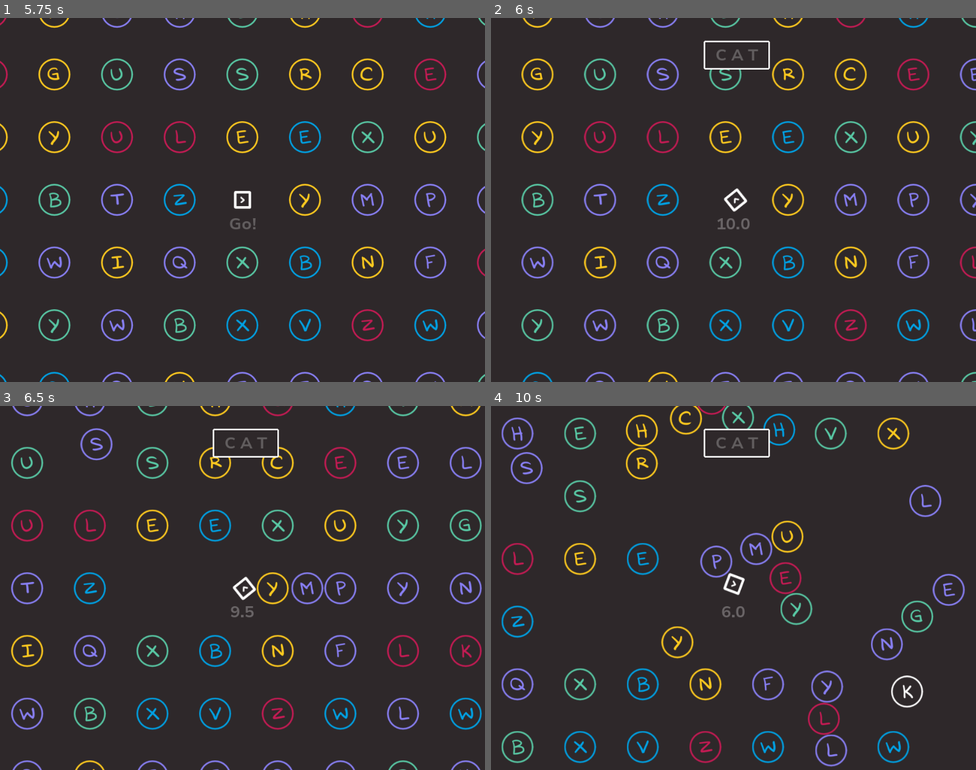
Above: before the commit, frames 1-4 (two rows, left to right).
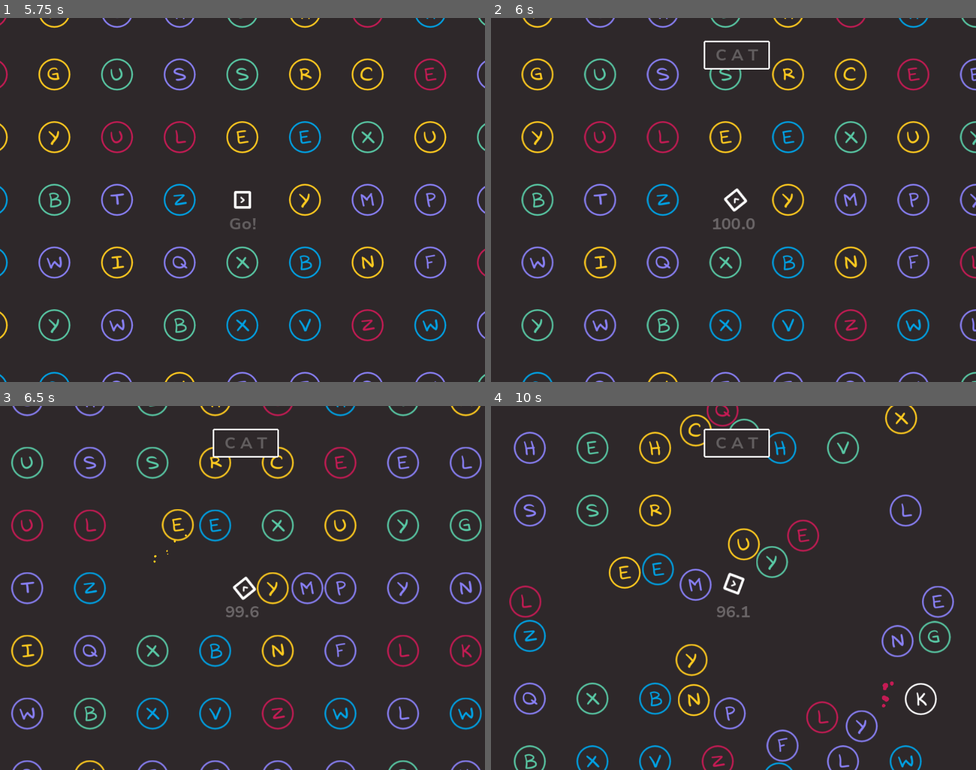
Above: after the commit, the same moments.

Repository: gontzalve/SSLS
Game: Godot game, scene res://scenes/game/main/main.tscn
Same seed, same stepped clock (60 frames per second), same inputs: the game is played once before the commit and once after it.
Inputs (mouse positions are in pixels of both pictures, inside the frame that each line leads up to):
- Up to frame 1 (5.75 s): tap Enter at 0.5, 3.5, 5 s; move the mouse to (349, 181) at 0.52 s; hold D (move_right) 0.53-1.28 s; click (349, 181) at 0.6 s; move the mouse to (145, 218) at 1.27 s; hold S (move_down) 1.28-2.03 s; click (145, 218) at 1.35 s; tap Space at 2, 4.25 s; move the mouse to (291, 119) at 2.02 s; hold D (move_right) 2.03-2.78 s; tap Mouse wheel up (zoom_in) at 2.1, 5.1 s; click (291, 119) at 2.3 s; move the mouse to (218, 272) at 2.77 s; hold W (move_up) 2.78-3.53 s; tap Mouse wheel down (zoom_out) at 2.85 s; click (218, 272) at 3.05 s; move the mouse to (388, 254) at 3.52 s; hold A (move_left) 3.53-5.03 s; click (388, 254) at 3.6 s; move the mouse to (97, 145) at 4.27 s; click (97, 145) at 4.35 s; move the mouse to (266, 200) at 5.02 s; hold S (move_down) from 5.03 s (still down); click (266, 200) at 5.3 s
- Up to frame 2 (6 s): tap Space at 5.75 s; move the mouse to (660, 109) at 5.77 s; release S (move_down) at 5.78 s; hold D (move_right) from 5.78 s (still down); tap Mouse wheel down (zoom_out) at 5.85 s
- Up to frame 3 (6.5 s): keep holding D (move_right); click (169, 497) at 6.05 s
- Up to frame 4 (10 s): move the mouse to (840, 569) at 6.52 s; release D (move_right) at 6.53 s; hold W (move_up) 6.53-7.28 s; click (840, 569) at 6.6 s; move the mouse to (636, 606) at 7.27 s; hold D (move_right) 7.28-8.03 s; click (636, 606) at 7.35 s; move the mouse to (782, 507) at 8.02 s; hold S (move_down) 8.03-8.78 s; tap Mouse wheel up (zoom_in) at 8.1 s; click (782, 507) at 8.3 s; move the mouse to (709, 660) at 8.77 s; hold A (move_left) 8.78-9.53 s; tap Mouse wheel down (zoom_out) at 8.85 s; click (709, 660) at 9.05 s; move the mouse to (879, 642) at 9.52 s; hold W (move_up) from 9.53 s (still down); click (879, 642) at 9.6 s

Frame 1 is identical in both runs. In frame 2, 0.1% of the frame differs, in the area x 45-55%, y 55-58%; in frame 3, 2.0%; in frame 4, 12%, in the area x 2-98%, y 0-100%.

Commit message:
Add shooting particles

Diff:
--- a/data/word_levels/word_levels.tres
+++ b/data/word_levels/word_levels.tres
@@ -5,4 +5,4 @@
 [resource]
 script = ExtResource("1_n0jam")
 words = Array[String](["CAT", "HOUSE", "PIDGEON", "SCHOOL", "XANAX", "WYVERN", "DOOHICKEY", "SNOLLYGOSTER", "EXPERGEFACTOR", "WHATCHAMACALLIT"])
-durations = Array[float]([10.0, 15.0, 15.0, 20.0, 20.0, 20.0, 30.0, 40.0, 45.0, 60.0])
+durations = Array[float]([100.0, 15.0, 15.0, 20.0, 20.0, 20.0, 30.0, 40.0, 45.0, 60.0])
--- a/scenes/game/bullet/bullet.gd
+++ b/scenes/game/bullet/bullet.gd
@@ -3,6 +3,9 @@
 
 @export var initial_impulse: float
 @export var push_force_magnitude: float
+@export var shooting_particles_scene: PackedScene
+
+var current_direction: Vector2
 
 
 func _ready() -> void:
@@ -10,6 +13,7 @@
 
 
 func start_movement(direction: Vector2):
+	current_direction = direction
 	apply_impulse(direction * initial_impulse)
 	_set_initial_rotation()
 
@@ -18,8 +22,16 @@
 	if body.is_in_group("letters"):
 		var push_velocity: Vector2 = (body.position - position) * push_force_magnitude
 		body.on_bullet_collision(push_velocity)
+		var particles: Node = shooting_particles_scene.instantiate()
+		get_tree().root.add_child(particles)
+		particles.position = _calculate_particles_initial_position(body)
+		particles.set_color(body.assigned_color)
+		particles.set_direction(-1 * current_direction)
 	queue_free()
-	pass
+
+
+func _calculate_particles_initial_position(letter_node: Node) -> Vector2:
+	return lerp(position, letter_node.position, 0.75)
 
 
 func _set_initial_rotation() -> void:
--- a/scenes/game/bullet/bullet.tscn
+++ b/scenes/game/bullet/bullet.tscn
@@ -1,7 +1,8 @@
-[gd_scene load_steps=4 format=3 uid="uid://dvf622xug1y10"]
+[gd_scene load_steps=5 format=3 uid="uid://dvf622xug1y10"]
 
 [ext_resource type="Script" path="res://scenes/game/bullet/bullet.gd" id="1_sfwpg"]
 [ext_resource type="Texture2D" uid="uid://b058rv7f6xpt0" path="res://graphics/game/bullet/bullet.png" id="2_5wbmc"]
+[ext_resource type="PackedScene" uid="uid://c3kty0s4mknva" path="res://scenes/game/particles/shoot_particles.tscn" id="2_7cf8x"]
 
 [sub_resource type="CircleShape2D" id="CircleShape2D_q4g51"]
 radius = 8.0
@@ -17,6 +18,7 @@
 script = ExtResource("1_sfwpg")
 initial_impulse = 1500.0
 push_force_magnitude = 100.0
+shooting_particles_scene = ExtResource("2_7cf8x")
 
 [node name="BulletShape" type="CollisionShape2D" parent="."]
 position = Vector2(-1, 0)
--- a/scenes/game/camera/camera_shake.gd
+++ b/scenes/game/camera/camera_shake.gd
@@ -2,7 +2,7 @@
 
 @export var camera_2d: Camera2D
 @export var shake_fade: float = 5.0
-@export var max_strength: float = 30.0
+@export var max_strength: float = 10.0
 
 var current_shake_strength: float = 5.0
 var rng: RandomNumberGenerator = RandomNumberGenerator.new()
--- a/scenes/game/camera/game_camera.tscn
+++ b/scenes/game/camera/game_camera.tscn
@@ -15,7 +15,7 @@
 unique_name_in_owner = true
 script = ExtResource("2_6tfly")
 camera_2d = NodePath("../Camera2D")
-max_strength = 7.5
+max_strength = 5.0
 
 [node name="CameraZoom" type="Node2D" parent="." node_paths=PackedStringArray("camera2D")]
 unique_name_in_owner = true
--- /dev/null
+++ b/scenes/game/particles/shoot_particles.gd
@@ -0,0 +1,20 @@
+extends Node2D
+
+@export var particle_system: CPUParticles2D
+
+
+func _ready() -> void:
+	particle_system.emitting = true
+	particle_system.finished.connect(_on_particle_emission_finished)
+
+
+func set_color(color: Color) -> void:
+	particle_system.color = color
+
+
+func set_direction(dir: Vector2) -> void:
+	particle_system.direction = dir
+
+
+func _on_particle_emission_finished() -> void:
+	queue_free()
--- /dev/null
+++ b/scenes/game/particles/shoot_particles.tscn
@@ -0,0 +1,26 @@
+[gd_scene load_steps=4 format=3 uid="uid://c3kty0s4mknva"]
+
+[ext_resource type="Script" path="res://scenes/game/particles/shoot_particles.gd" id="1_g1sh8"]
+[ext_resource type="Texture2D" uid="uid://bqcecoaowh387" path="res://graphics/game/outline/fill.png" id="2_tyu5c"]
+
+[sub_resource type="Curve" id="Curve_qfbve"]
+_data = [Vector2(0.00546448, 1), 0.0, 0.0, 0, 0, Vector2(1, 0), 0.0, 0.0, 0, 0]
+point_count = 2
+
+[node name="ShootParticles" type="Node2D" node_paths=PackedStringArray("particle_system")]
+script = ExtResource("1_g1sh8")
+particle_system = NodePath("CPUParticles2D")
+
+[node name="CPUParticles2D" type="CPUParticles2D" parent="."]
+emitting = false
+amount = 6
+lifetime = 0.5
+one_shot = true
+explosiveness = 0.9
+texture = ExtResource("2_tyu5c")
+gravity = Vector2(0, 0)
+initial_velocity_min = 180.0
+initial_velocity_max = 240.0
+scale_amount_min = 0.15
+scale_amount_max = 0.3
+scale_amount_curve = SubResource("Curve_qfbve")
--- a/scenes/game/player/player.gd
+++ b/scenes/game/player/player.gd
@@ -9,6 +9,7 @@
 
 var allowed_input: bool
 var is_shooting: bool
+var current_inaccuracy: float
 
 const MOVE_LEFT_ACTION: String = "move_left"
 const MOVE_RIGHT_ACTION: String = "move_right"
@@ -17,17 +18,21 @@
 
 const SHOOT_ACTION: String = "shoot"
 const SHOOT_COOLDOWN: float = 0.08
-const SHOOT_INACCURACY: float = 10 # in degree angles
+const MAX_SHOOT_INACCURACY: float = 10 # in degree angles
+const INACCURACY_INCREASE_PER_SHOT: float = 1 # in degree angles
+const INACCURACY_DECREASE_RATE_PER_SECOND: float = 5
 
 
 func _ready() -> void:
 	is_shooting = false
+	current_inaccuracy = 0
 
 
 func _process(delta: float) -> void:
 	if not allowed_input:
 		return
 	_check_movement_input(delta)
+	_decrease_inaccuracy(delta)
 	_check_shooting_input()
 	_check_rotation()
 
@@ -86,15 +91,28 @@
 	if is_shooting:
 		return
 	if Input.is_action_pressed(SHOOT_ACTION):
-		var shooting_dir: Vector2 = _get_shooting_direction()
-		var final_shooting_dir: Vector2 = _get_shooting_direction_with_randomness(shooting_dir)
-		_shoot(final_shooting_dir)
+		_increase_inaccuracy()
+		var aiming_dir: Vector2 = _get_aiming_direction()
+		var shooting_dir: Vector2 = _calculate_shooting_direction(aiming_dir, current_inaccuracy)
+		_shoot(shooting_dir)
 
 
-func _get_shooting_direction() -> Vector2:
+func _get_aiming_direction() -> Vector2:
 	var mouse_pos: Vector2 = get_viewport().get_mouse_position()
 	var center_pos: Vector2 = get_viewport().size / 2
 	return (mouse_pos - center_pos).normalized()
+
+
+func _increase_inaccuracy() -> void:
+	if (current_inaccuracy < MAX_SHOOT_INACCURACY):
+		current_inaccuracy += INACCURACY_INCREASE_PER_SHOT
+		current_inaccuracy = min(current_inaccuracy, MAX_SHOOT_INACCURACY)
+
+
+func _decrease_inaccuracy(delta: float) -> void:
+	if current_inaccuracy > 0:
+		current_inaccuracy -= delta * INACCURACY_DECREASE_RATE_PER_SECOND
+		current_inaccuracy = max(current_inaccuracy, 0)
 
 
 func _shoot(direction: Vector2) -> void:
@@ -102,21 +120,28 @@
 	shot_fired.emit($ShootingPivot.global_position, direction)
 	AudioController.play_sfx(sfx_player_shot, randf_range(0.9, 1.1), -12)
 	_tween_player_arrow()
+	# _tween_container_scale()
 	await get_tree().create_timer(SHOOT_COOLDOWN).timeout
 	is_shooting = false
 
 
-func _get_shooting_direction_with_randomness(shooting_direction: Vector2) -> Vector2:
-	var offset_angle: float = deg_to_rad(randf_range(-10.0, 10.0))
-	var random_x: float = cos(offset_angle) * shooting_direction.x - sin(offset_angle) * shooting_direction.y
-	var random_y: float = sin(offset_angle) * shooting_direction.x + cos(offset_angle) * shooting_direction.y
+func _calculate_shooting_direction(shooting_direction: Vector2, inaccuracy: float) -> Vector2:
+	var inaccuracy_angle: float = deg_to_rad(randf_range(-inaccuracy, inaccuracy))
+	var random_x: float = cos(inaccuracy_angle) * shooting_direction.x - sin(inaccuracy_angle) * shooting_direction.y
+	var random_y: float = sin(inaccuracy_angle) * shooting_direction.x + cos(inaccuracy_angle) * shooting_direction.y
 	return Vector2(random_x, random_y).normalized()
 
 
 func _tween_player_arrow() -> void:
-	var tween: SimpleTween = TweenHelper.create($PlayerArrowSprite)
-	tween.to_position(Vector2.LEFT * 3, 0.15).set_easing(Tween.TRANS_BACK, Tween.EASE_OUT)
-	tween.to_position(Vector2.ZERO, 0.15).set_easing(Tween.TRANS_BACK, Tween.EASE_OUT)
+	var tween: SimpleTween = TweenHelper.create(%ArrowSprite)
+	tween.to_position(Vector2.RIGHT * 17, 0.15).set_easing(Tween.TRANS_BACK, Tween.EASE_OUT)
+	tween.to_position(Vector2.RIGHT * 20, 0.15).set_easing(Tween.TRANS_BACK, Tween.EASE_OUT)
+
+
+# func _tween_container_scale() -> void:
+# 	var tween: SimpleTween = TweenHelper.create(%SpriteContainer)
+# 	tween.to_scale_v(Vector2(0.9, 1.1), 0.15).set_easing(Tween.TRANS_BACK, Tween.EASE_OUT)
+# 	tween.to_scale_v(Vector2.ONE, 0.15).set_easing(Tween.TRANS_BACK, Tween.EASE_OUT)
 
 
 func _check_rotation() -> void:
--- a/scenes/game/player/player.tscn
+++ b/scenes/game/player/player.tscn
@@ -1,31 +1,35 @@
-[gd_scene load_steps=7 format=3 uid="uid://cj0w5dwyhcvv8"]
+[gd_scene load_steps=6 format=3 uid="uid://cj0w5dwyhcvv8"]
 
 [ext_resource type="Script" path="res://scenes/game/player/player.gd" id="1_52xme"]
 [ext_resource type="Texture2D" uid="uid://c4db867j0ajg2" path="res://graphics/game/player/PlayerOutline.png" id="2_6a5kw"]
-[ext_resource type="AudioStream" uid="uid://bqp56jh80yxre" path="res://sfxs/sfx_splash.wav" id="2_dpybg"]
 [ext_resource type="Texture2D" uid="uid://boofwcm6g13eu" path="res://graphics/game/player/PlayerArrow.png" id="3_d7osy"]
 [ext_resource type="AudioStream" uid="uid://cq1x0giape42u" path="res://sfxs/sfx_gun.wav" id="3_lttf0"]
 
 [sub_resource type="CircleShape2D" id="CircleShape2D_t4nuc"]
 radius = 24.0
 
-[node name="Player" type="CharacterBody2D" node_paths=PackedStringArray("audio_player")]
+[node name="Player" type="CharacterBody2D"]
 collision_mask = 2
 motion_mode = 1
 script = ExtResource("1_52xme")
 movement_speed = 480.0
 movement_acceleration = 2000.0
-audio_player = NodePath("AudioStreamPlayer")
-sfx_player_appeared = ExtResource("2_dpybg")
 sfx_player_shot = ExtResource("3_lttf0")
 
 [node name="CollisionShape2D" type="CollisionShape2D" parent="."]
 shape = SubResource("CircleShape2D_t4nuc")
 
-[node name="PlayerOutlineSprite" type="Sprite2D" parent="."]
+[node name="SpriteContainer" type="Node2D" parent="."]
+unique_name_in_owner = true
+position = Vector2(-20, 0)
+
+[node name="OutlineSprite" type="Sprite2D" parent="SpriteContainer"]
+position = Vector2(20, 0)
 texture = ExtResource("2_6a5kw")
 
-[node name="PlayerArrowSprite" type="Sprite2D" parent="."]
+[node name="ArrowSprite" type="Sprite2D" parent="SpriteContainer"]
+unique_name_in_owner = true
+position = Vector2(20, 0)
 texture = ExtResource("3_d7osy")
 
 [node name="ShootingPivot" type="Node2D" parent="."]
